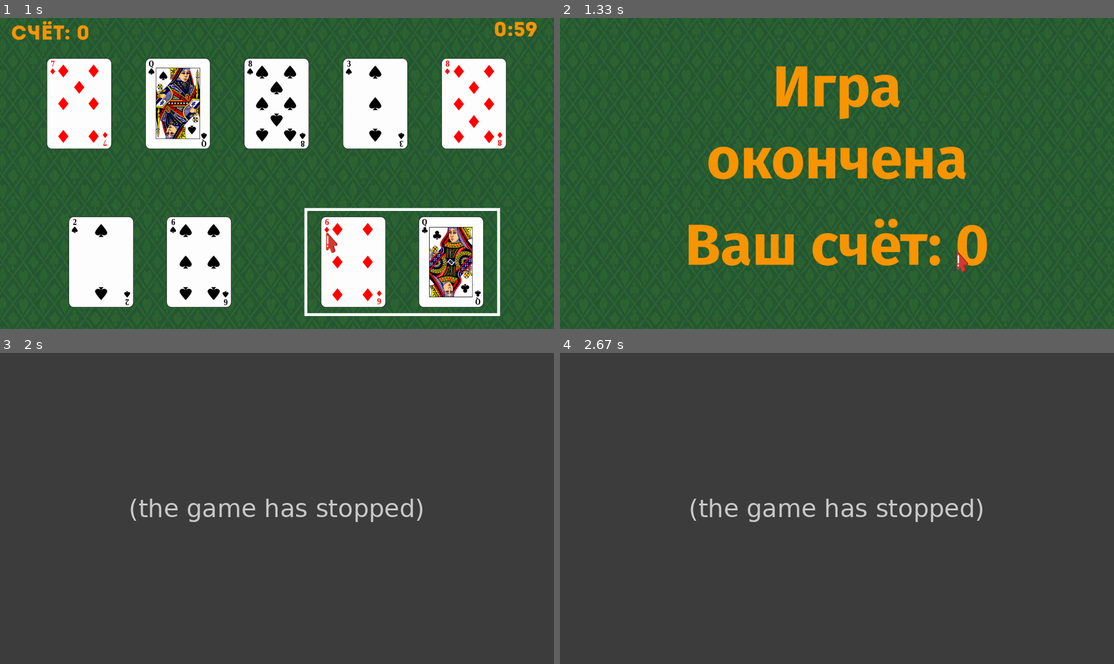
Above: before the commit, frames 1-4 (two rows, left to right).
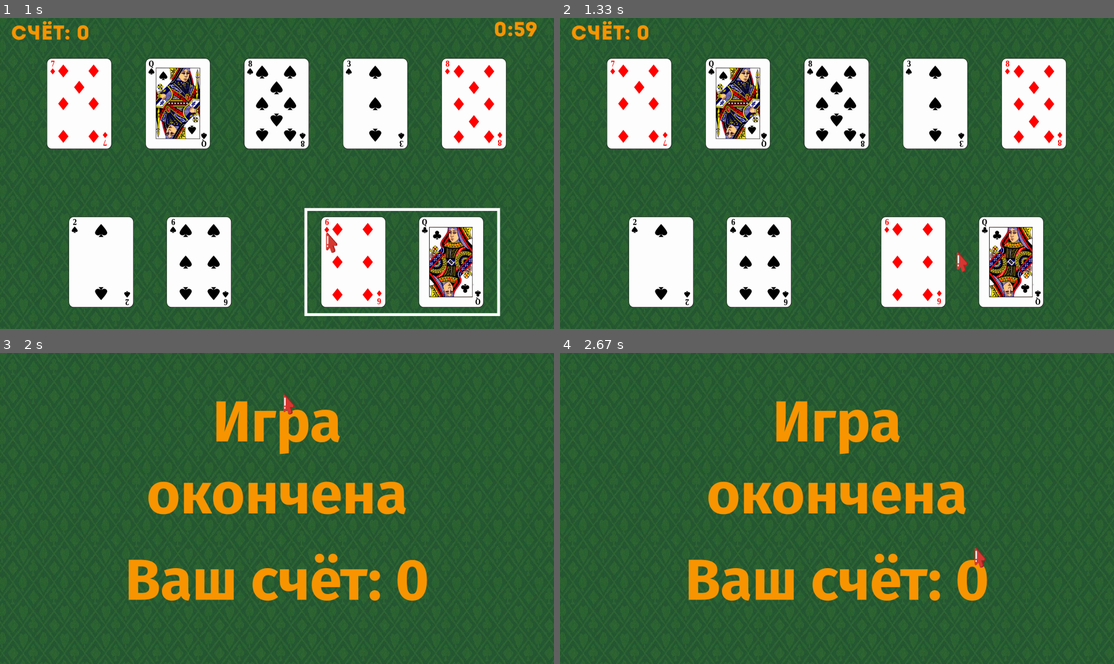
Above: after the commit, the same moments.

Repository: gkhlevtov/Yandex-PyGame-Project
Game: pygame game, started from main.py
The game is run twice, just before and just after one commit, with the same random seed, the same clock (stepped at 60 frames per second) and the same inputs.
Inputs (mouse positions are in pixels of both pictures, inside the frame that each line leads up to):
- Up to frame 1 (1 s): click (277, 173) at 0.38 s; click (332, 241) at 0.72 s
- Up to frame 2 (1.33 s): click (964, 260) at 1.05 s
- Up to frame 3 (2 s): click (481, 617) at 1.38 s; move the mouse to (288, 402) at 1.7 s
- Up to frame 4 (2.67 s): move the mouse to (842, 542) at 2.2 s; move the mouse to (981, 558) at 2.53 s

Frame 1 is identical in both runs. In frame 2, 36% of the frame differs, in the area x 2-92%, y 0-94%; in frame 3, 100%, in the area x 0-100%, y 0-100%; in frame 4, 100%.
Before the commit the program exited at 1.38 s; later frames show no game.

Commit message:
add new sounds for game ending

Diff:
--- a/main.py
+++ b/main.py
@@ -319,6 +319,9 @@
 
     cards_sound = mixer.Sound('sounds/mb_card_clear_04.mp3')
     time_over_sound = mixer.Sound('sounds/time_is_over.mp3')
+    stop_sound = mixer.Sound('sounds/full_stop.mp3')
+    stop_sound.set_volume(0.5)
+    game_over_sound = mixer.Sound('sounds/game_over.mp3')
     point_sound = mixer.Sound('sounds/point_plus.mp3')
     point_sound.set_volume(0.5)
 
@@ -354,7 +357,9 @@
     focused = False
     on_pause = True
     wait = False
+    last_wait = False
     game_is_over = False
+    time_stop = False
 
     current_score = 0
     table_zone = 0
@@ -395,7 +400,11 @@
                 if on_pause:
                     on_pause = False
                 else:
-                    if wait:
+                    if last_wait:
+                        game_is_over = True
+                        game_over_sound.play()
+
+                    elif wait:
                         cards_sound.play()
                         cards_sprites = pygame.sprite.Group()
                         game_set, player_set1, player_set2, images = update_sets(full_deck)
@@ -423,7 +432,12 @@
                             point_sound.play()
 
                         else:
-                            game_is_over = True
+                            wait = True
+                            last_wait = True
+                            time_stop = True
+
+                            mixer.music.fadeout(1000)
+                            stop_sound.play()
 
                         focused = False
                         draw_border = False
@@ -444,8 +458,6 @@
         screen.blit(scaled_background, (0, 0))
 
         if game_is_over:
-            screen.blit(scaled_background, (0, 0))
-            mixer.music.fadeout(1000)
             break
 
         cards_sprites.draw(screen)
@@ -453,7 +465,7 @@
         if on_pause:
             start_time = dt.datetime.now()
             show_time('1:00', screen_size=size, screen=screen)
-        else:
+        elif not time_stop:
             current_date = dt.datetime.now()
             diff = current_date - start_time
 
Not shown, added: sounds/full_stop.mp3
Not shown, added: sounds/game_over.mp3
